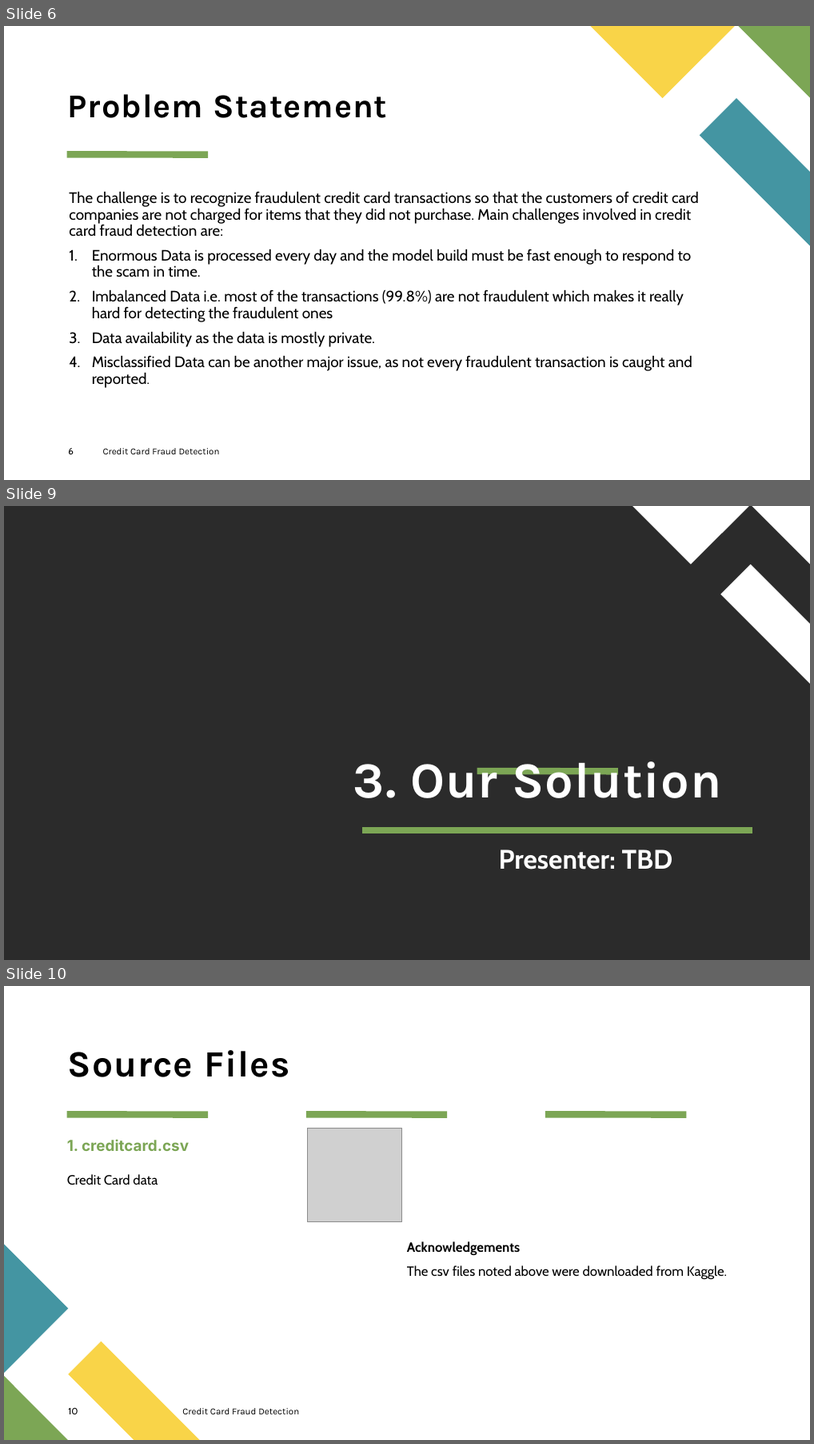
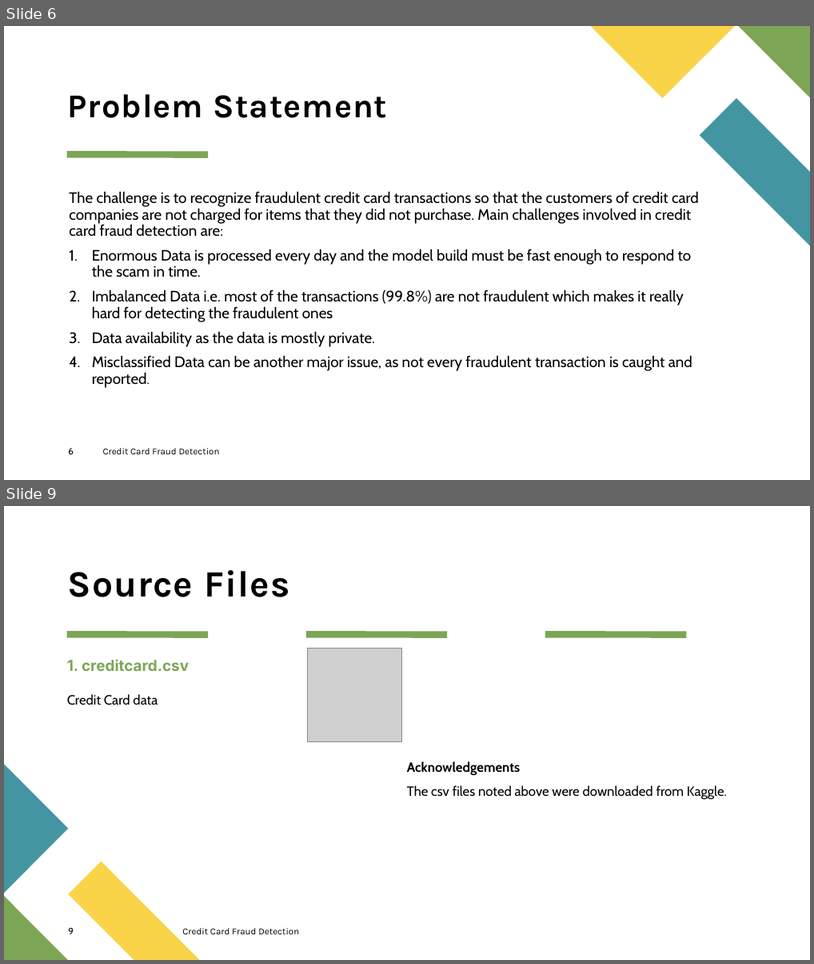
Before and after one commit to dmusili/creditcardfrauddetection, a slide deck: Credit Card Fraud Detection.pptx. Shown one above the other, each under a label of ours: slides 6, 9 and 10 before the commit, slides 6 and 9 after it; the slides between them are not shown. The pictures are 814x1444 and 814x964 pixels, drawn with LibreOffice and Linux fonts; fonts in the diff are those of the drawing; grey boxes stand for pictures; background and template pictures are left out; a plain dark background stands for a picture behind light text. Boxes give left, top, right and bottom in pixels: in the first picture for what was removed or moved away, otherwise in the second. Text is boxed around its words. In the diff, an @@ line names an element or a change of style, - is before the commit and + after.

```diff
--- a/Credit Card Fraud Detection.pptx
+++ b/Credit Card Fraud Detection.pptx
@@ slide 9 removed at box(4, 506, 810, 960), background picture (left out) @@
@@ freeform shape removed at box(633, 506, 750, 564) @@
@@ freeform shape removed at box(752, 506, 810, 564) @@
@@ freeform shape removed at box(722, 564, 810, 684) @@
@@ title removed at box(354, 761, 722, 798) @@
-3. Our Solution
@@ line removed from (477, 771) to (618, 771) @@
@@ line removed from (362, 830) to (753, 830) @@
@@ text removed at box(499, 849, 674, 869) @@
-Presenter: TBD
@@ what was slide 10 is now slide 9 @@
@@ page number at box(68, 927, 74, 934): text changed @@
-10
+9
```
Also in this commit, not shown: 9 slides changed, 3 slides added, 2 other slides removed.
